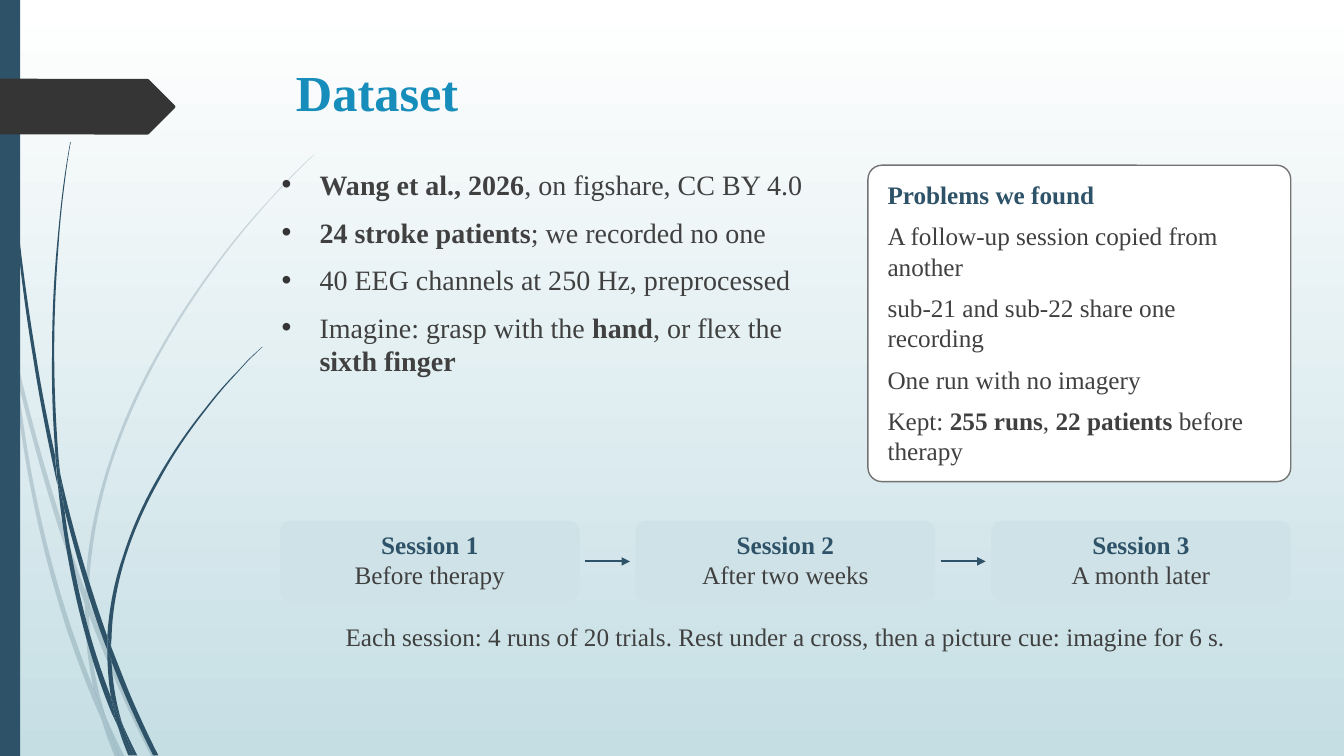
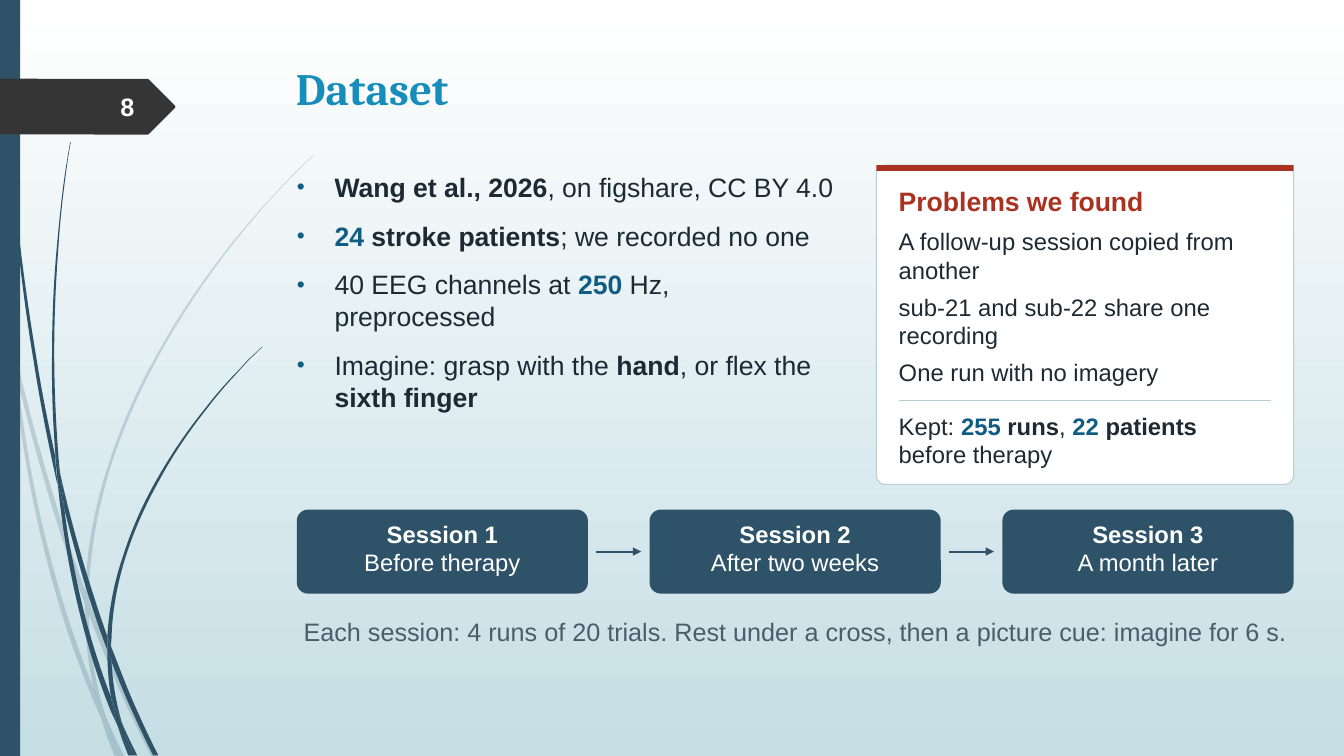
Before and after one commit to rajveeerr/sixth-finger-bci, a slide deck: slide 8 of report/slides/college/Sixth-Finger-BCI-Final-PPT.pptx. Drawn at 1344x756 pixels with LibreOffice and Linux fonts; fonts in the diff are those of the drawing. Boxes give left, top, right and bottom in pixels: in the first picture for what was removed or moved away, otherwise in the second. Text is boxed around its words. In the diff, an @@ line names an element or a change of style, - is before the commit and + after.

```diff
--- a/report/slides/college/Sixth-Finger-BCI-Final-PPT.pptx
+++ b/report/slides/college/Sixth-Finger-BCI-Final-PPT.pptx
@@ title "Dataset" at (296, 75, 448, 106): size 36 to 32 pt, font Times New Roman to Cambria @@
@@ page number added at (120, 98, 134, 117), 18 pt, text #FEFFFF, bold @@
+8
@@ text "Wang et al., 2026, on ...": place and size @@
-text "Wang et al., 2026, on ..." at (320, 175, 802, 377)
+text "Wang et al., 2026, on ..." at (335, 177, 833, 412)
@@ text "Wang et al., 2026, on ..." at (335, 177, 833, 412): size 20 to 19 pt, font Times New Roman to Arial, text colour #404040 to #1D2A33; text colour #404040 to #105C82 in "24", "250"; bold on in "250"; bullet colour #353535 to #105C82; more space between paragraphs @@
@@ rounded rectangle: place and size @@
-rounded rectangle at (868, 165, 1291, 482)
+rounded rectangle at (876, 165, 1294, 485)
@@ rounded rectangle at (876, 165, 1294, 485): outline #737373 1 pt to #B9CDD6 0.75 pt; proportions changed @@
@@ rectangle added at (876, 165, 1294, 171), fill #A93220 @@
@@ text at (888, 186, 1094, 205): paragraph removed @@
-Problems we found
@@ text added at (899, 191, 1144, 212), 19 pt, text #A93220, bold @@
+Problems we found
@@ text "A follow-up session copied from ...": place and size @@
-text "A follow-up session copied from ..." at (888, 186, 1243, 466)
+text "A follow-up session copied from ..." at (899, 232, 1234, 386)
@@ text "A follow-up session copied from ..." at (899, 232, 1234, 386): size 18 to 17 pt, font Times New Roman to Arial, text colour #404040 to #1D2A33; less space between paragraphs @@
@@ text at (888, 412, 1243, 466): paragraph removed @@
-Kept: 255 runs, 22 patients before therapy
@@ line added from (899, 400) to (1271, 400), #B9CDD6 0.75 pt @@
@@ text added at (899, 417, 1197, 468), 17 pt, text #1D2A33 @@
+Kept: 255 runs, 22 patients before therapy
@@ fill #CFE2E7 to #2E5369; proportions changed in 3 elements at (1002, 510, 1294, 594), (649, 510, 941, 594), (296, 510, 588, 594) @@
@@ rounded rectangle: place and size @@
-rounded rectangle at (280, 521, 580, 603)
+rounded rectangle at (296, 510, 588, 594)
@@ text "Session 1": place and size @@
-text "Session 1" at (355, 536, 504, 590)
+text "Session 1" at (364, 525, 520, 576)
@@ text "Session 1" at (364, 525, 520, 576): size 18 to 17 pt, font Times New Roman to Arial; text colour #2E5369 to #FFFFFF in "Session 1"; text colour #404040 to #FFFFFF in "Before therapy" @@
@@ rounded rectangle: place and size @@
-rounded rectangle at (636, 521, 936, 603)
+rounded rectangle at (649, 510, 941, 594)
@@ text "Session 2": place and size @@
-text "Session 2" at (702, 536, 869, 584)
+text "Session 2" at (711, 525, 879, 572)
@@ text "Session 2" at (711, 525, 879, 572): size 18 to 17 pt, font Times New Roman to Arial; text colour #2E5369 to #FFFFFF in "Session 2"; text colour #404040 to #FFFFFF in "After two weeks" @@
@@ rounded rectangle: place and size @@
-rounded rectangle at (991, 521, 1291, 603)
+rounded rectangle at (1002, 510, 1294, 594)
@@ text "Session 3": place and size @@
-text "Session 3" at (1072, 536, 1210, 584)
+text "Session 3" at (1078, 525, 1218, 572)
@@ text "Session 3" at (1078, 525, 1218, 572): size 18 to 17 pt, font Times New Roman to Arial; text colour #2E5369 to #FFFFFF in "Session 3"; text colour #404040 to #FFFFFF in "A month later" @@
@@ arrow moved from (586, 562) - (630, 562) to (597, 552) - (641, 552) @@
@@ arrow moved from (941, 562) - (986, 562) to (950, 552) - (994, 552) @@
@@ text "Each session: 4 runs of ...": place and size @@
-text "Each session: 4 runs of ..." at (346, 628, 1224, 652)
+text "Each session: 4 runs of ..." at (304, 623, 1286, 646)
@@ text "Each session: 4 runs of ..." at (304, 623, 1286, 646): font Times New Roman to Arial, text colour #404040 to #4A5D68 @@
```
Also in this commit, not shown: 17 other slides changed, 2 other files.
